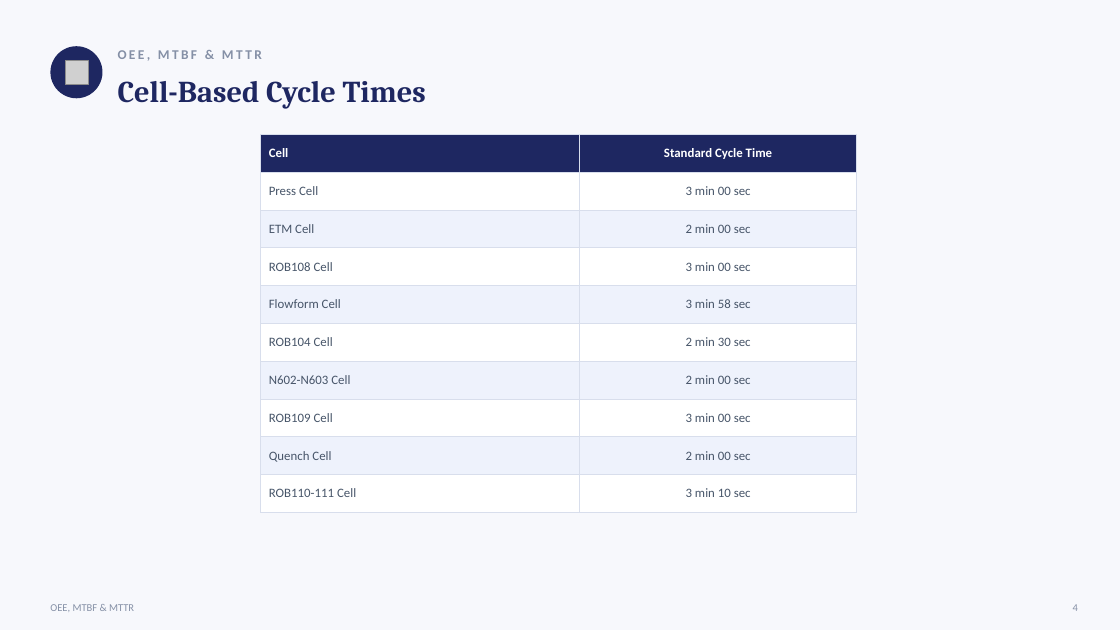
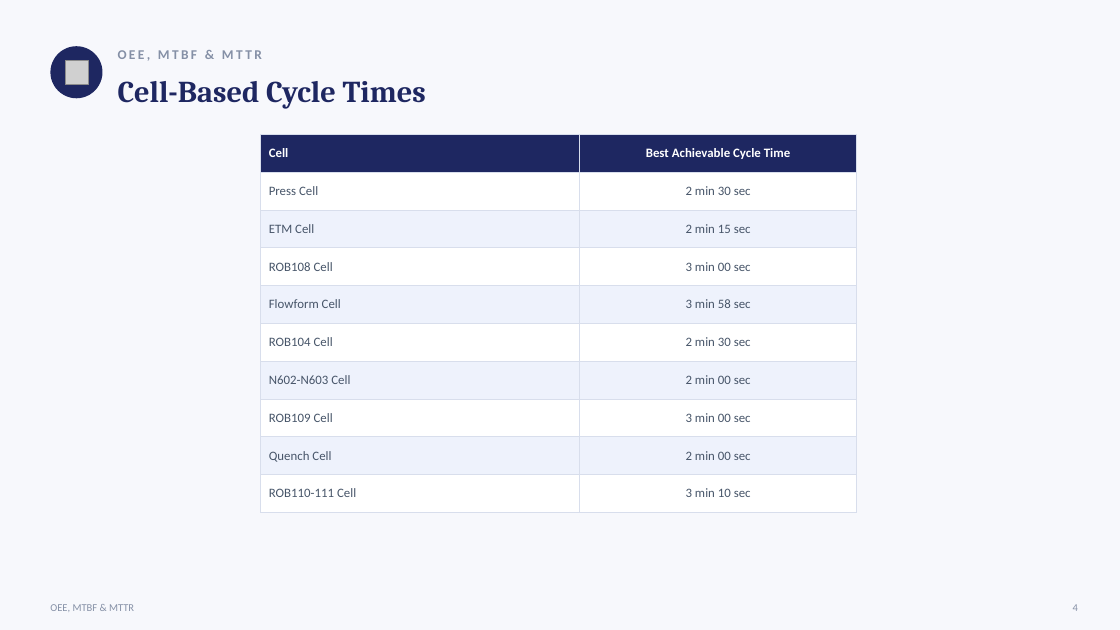
Before and after one commit to sgtdali/ManufUI, a slide deck: slide 5 of docs/sunumlar/Repkon-HF901-Ust-Yonetim-Sunumu-2026-07-EN.pptx. Drawn at 1120x630 pixels with LibreOffice and Linux fonts; fonts in the diff are those of the drawing; grey boxes stand for pictures. Boxes give left, top, right and bottom in pixels: in the first picture for what was removed or moved away, otherwise in the second. Text is boxed around its words. In the diff, an @@ line names an element or a change of style, - is before the commit and + after.

```diff
--- a/docs/sunumlar/Repkon-HF901-Ust-Yonetim-Sunumu-2026-07-EN.pptx
+++ b/docs/sunumlar/Repkon-HF901-Ust-Yonetim-Sunumu-2026-07-EN.pptx
@@ table at [260,134,857,501] @@
-row 1, column 2: Standard Cycle Time
+row 1, column 2: Best Achievable Cycle Time
-row 2, column 2: 3 min 00 sec
+row 2, column 2: 2 min 30 sec
-row 3, column 2: 2 min 00 sec
+row 3, column 2: 2 min 15 sec
```
Also in this commit, not shown: 5 other slides changed, 9 slides added, 1 slide removed, 6 other files.
